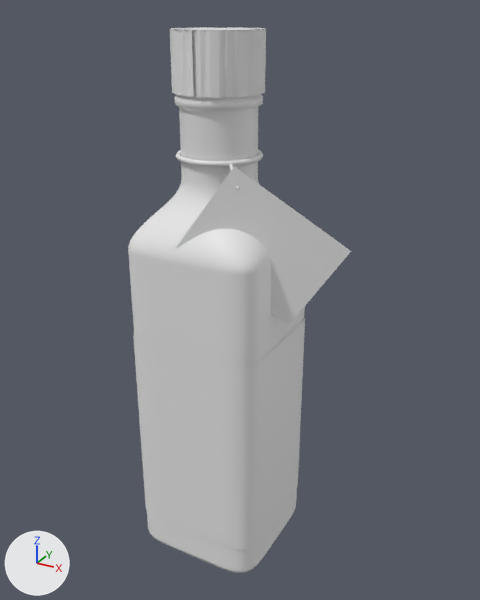
Before and after pictures for a commit that changed the glTF model public/models/margarita-sun.glb.
Both versions are drawn from a camera (50 mm lens) standing at (0.115, -0.1947, 0.2045) and looking at (0.0096, -0.003, 0.1086). Arrows for +X, +Y and +Z are at lower left; the lights stay in place. The picture after the commit comes second. Materials are left out; every surface is plain grey. Where no turn or scale is listed for an object, it has been applied to the vertices. Vertices at exactly the same position are counted once.

Names of what the first picture shows: 'Etiqueta', 'EtiquetaColgante', 'Tapa', 'Vidrio' and 2 more.
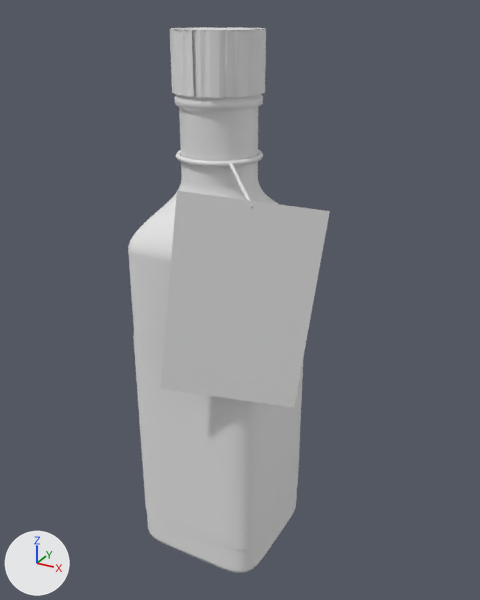
Edits to the scene script, one JSON object a line:
```json
{"block": "me_mesh_7", "where": "# used by ob_etiquetacolgante; location = (0.0, 0.0, 0.0)"}
{"op": "remove", "block": "me_mesh_7", "code": "me_mesh_7.from_pydata(...)  # 4 vertices, 2 faces; spans x -0.0022..0.0491, y -0.0248..-0.0009, z 0.1064..0.16"}
{"op": "add", "block": "me_mesh_7", "code": "me_mesh_7.from_pydata(...)  # 4 vertices, 2 faces; spans x -0.0006..0.0473, y -0.0396..-0.0173, z 0.0828..0.1557"}
{"block": "me_mesh_7", "change": "me_mesh_7 part 1"}
{"op": "set", "path": "me_mesh_7.vertices[0].co", "old": "(0.0151, -0.0167, 0.16)", "new": "(0.0068, -0.0361, 0.1557)", "note": "pixel (234, 166) -> pixel (176, 190)"}
{"op": "set", "path": "me_mesh_7.vertices[1].co", "old": "(0.0491, -0.0009, 0.1332)", "new": "(0.0473, -0.0173, 0.1503)", "note": "pixel (351, 251) -> pixel (329, 211)"}
{"op": "set", "path": "me_mesh_7.vertices[2].co", "old": "(-0.0022, -0.0248, 0.1331)", "new": "(-0.0006, -0.0396, 0.0882)", "note": "pixel (175, 247) -> pixel (160, 388)"}
{"op": "set", "path": "me_mesh_7.vertices[3].co", "old": "(0.0317, -0.009, 0.1064)", "new": "(0.0399, -0.0207, 0.0828)", "note": "pixel (288, 325) -> pixel (294, 407)"}
```

Changed parts and their boxes [x1, y1, x2, y2] in the pictures (480 x 600 px):
```json
{"object": "EtiquetaColgante", "change": "reshaped", "before": [176, 166, 351, 325], "after": [160, 191, 330, 408], "on screen": "36% taller"}
```
